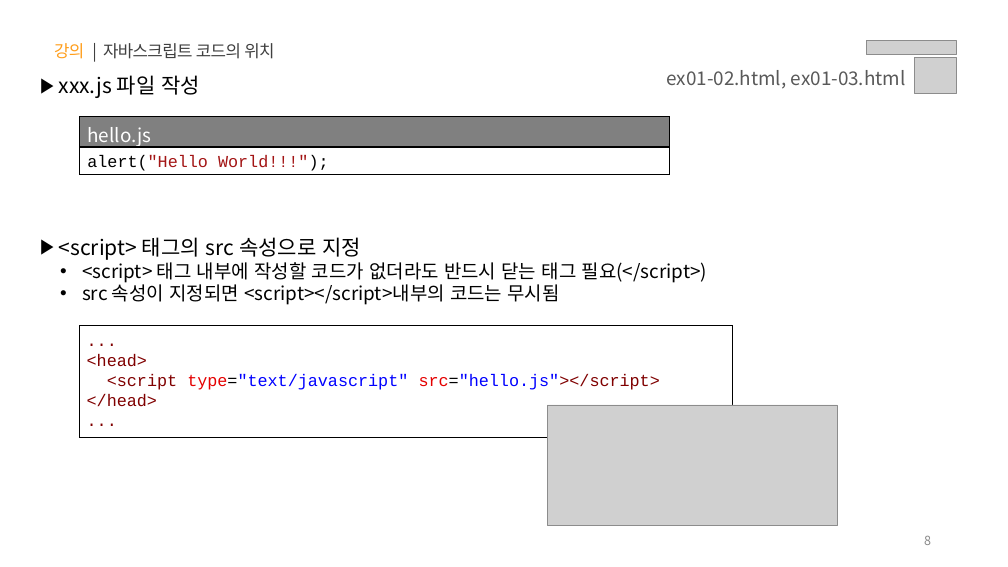
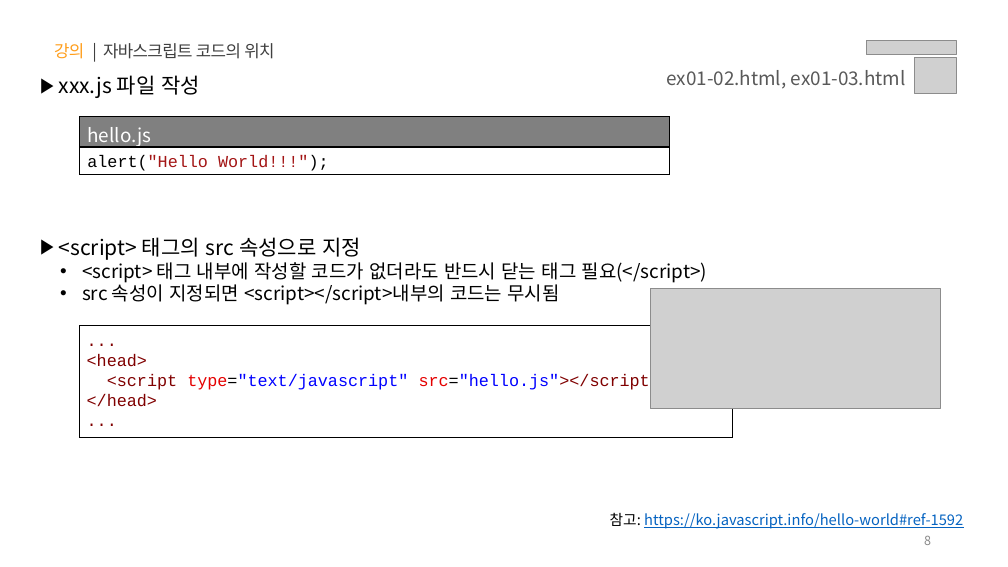
Before and after one commit to yebin-jeong/learn-js, a slide deck: slide 8 of PPT/01.자바스크립트 - 기초 문법.pptx. Drawn at 1008x567 pixels with LibreOffice and Linux fonts; fonts in the diff are those of the drawing; grey boxes stand for pictures. Boxes give left, top, right and bottom in pixels: in the first picture for what was removed or moved away, otherwise in the second. Text is boxed around its words. In the diff, an @@ line names an element or a change of style, - is before the commit and + after.

Commit message:
📝 참고 URL 추가

```diff
--- a/PPT/01.자바스크립트 - 기초 문법.pptx
+++ b/PPT/01.자바스크립트 - 기초 문법.pptx
@@ picture moved from (x1=547, y1=405, x2=837, y2=526) to (x1=650, y1=288, x2=940, y2=408) @@
@@ text added at (x1=610, y1=512, x2=963, y2=529), 14 pt, text #0563C1, underline @@
+참고: https://ko.javascript.info/hello-world#ref-1592
```
Also in this commit, not shown: 45 other slides changed.
